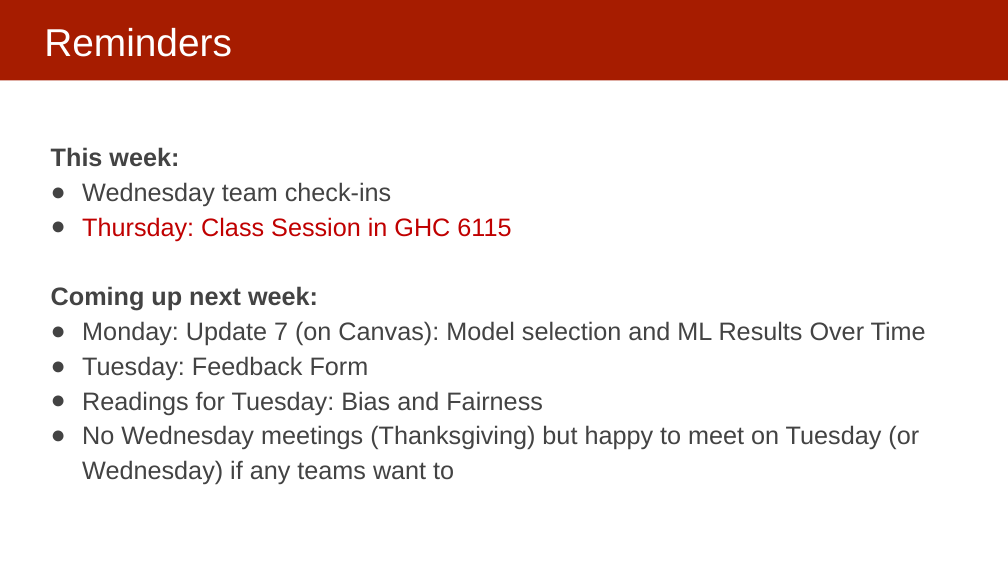
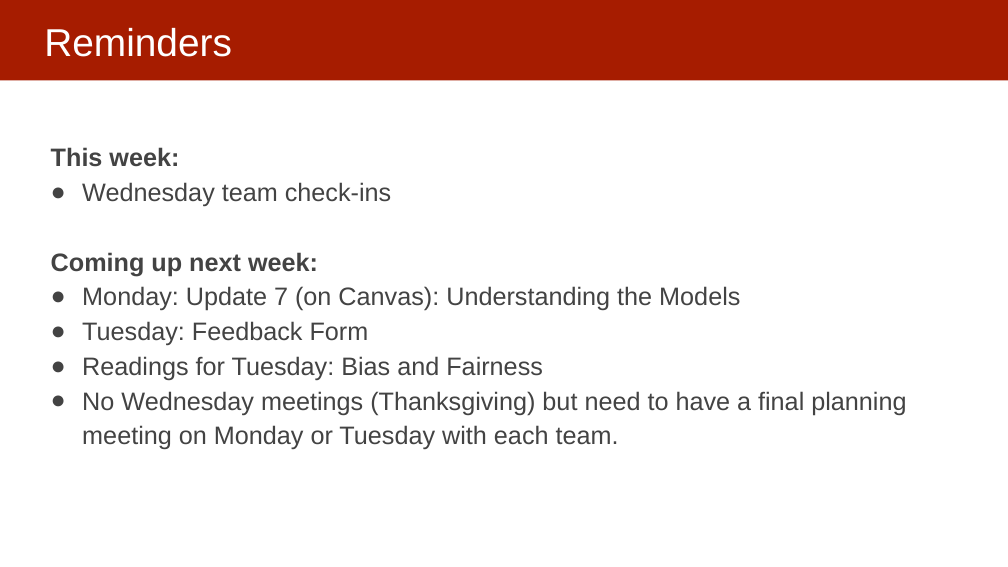
Before and after one commit to dssg/mlforpublicpolicylab, a slide deck: slide 4 of Lectures/16-interpretability-part-1.pptx. Drawn at 1008x567 pixels with LibreOffice and Linux fonts; fonts in the diff are those of the drawing. Boxes give left, top, right and bottom in pixels: in the first picture for what was removed or moved away, otherwise in the second. Text is boxed around its words. In the diff, an @@ line names an element or a change of style, - is before the commit and + after.

```diff
--- a/Lectures/16-interpretability-part-1.pptx
+++ b/Lectures/16-interpretability-part-1.pptx
@@ text at bbox=[82, 217, 511, 242]: paragraph removed @@
-● Thursday: Class Session in GHC 6115
@@ text at bbox=[82, 286, 740, 311]: text changed @@
-● Monday: Update 7 (on Canvas): Model selection and ML Results Over Time
+● Monday: Update 7 (on Canvas): Understanding the Models
@@ text at bbox=[82, 391, 906, 450]: text changed @@
-● No Wednesday meetings (Thanksgiving) but happy to meet on Tuesday (or Wednesday) if any teams want to
+● No Wednesday meetings (Thanksgiving) but need to have a final planning meeting on Monday or Tuesday with each team.
```
Also in this commit, not shown: 5 other slides changed, 3 slides added, 1 slide removed.
